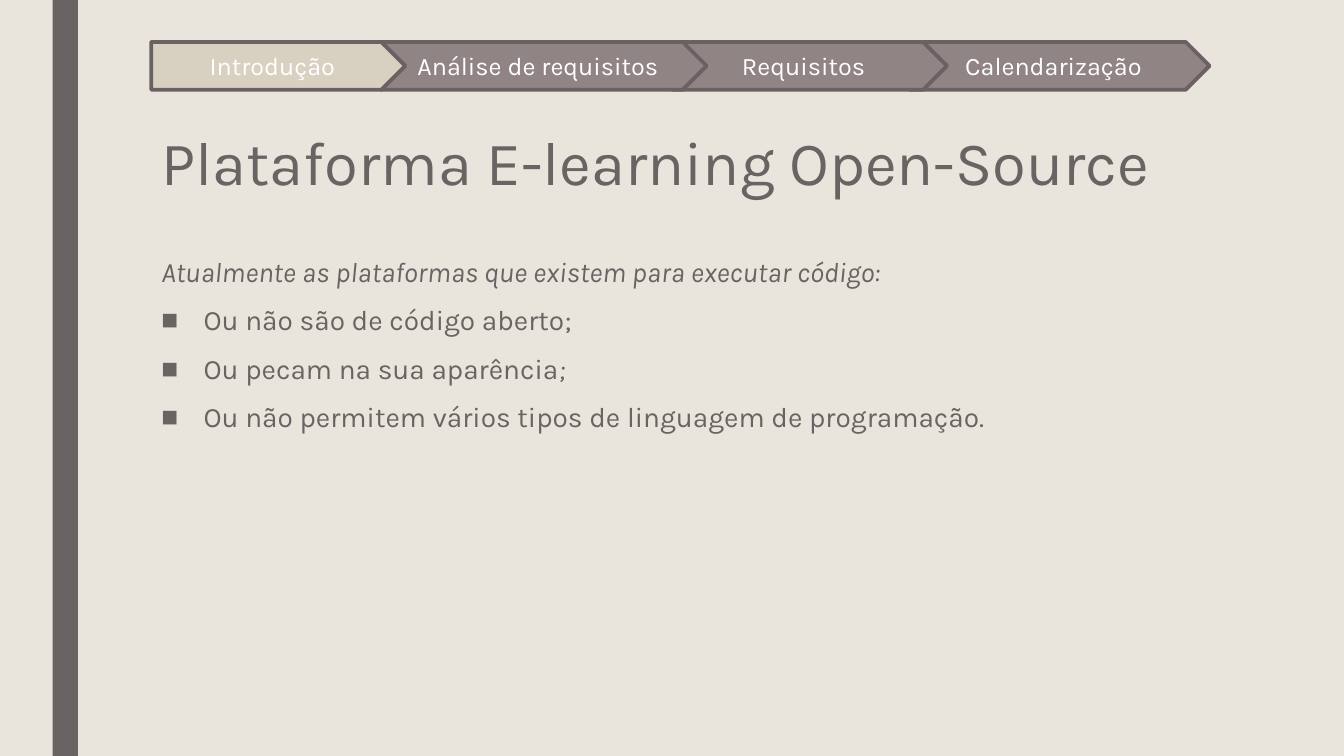
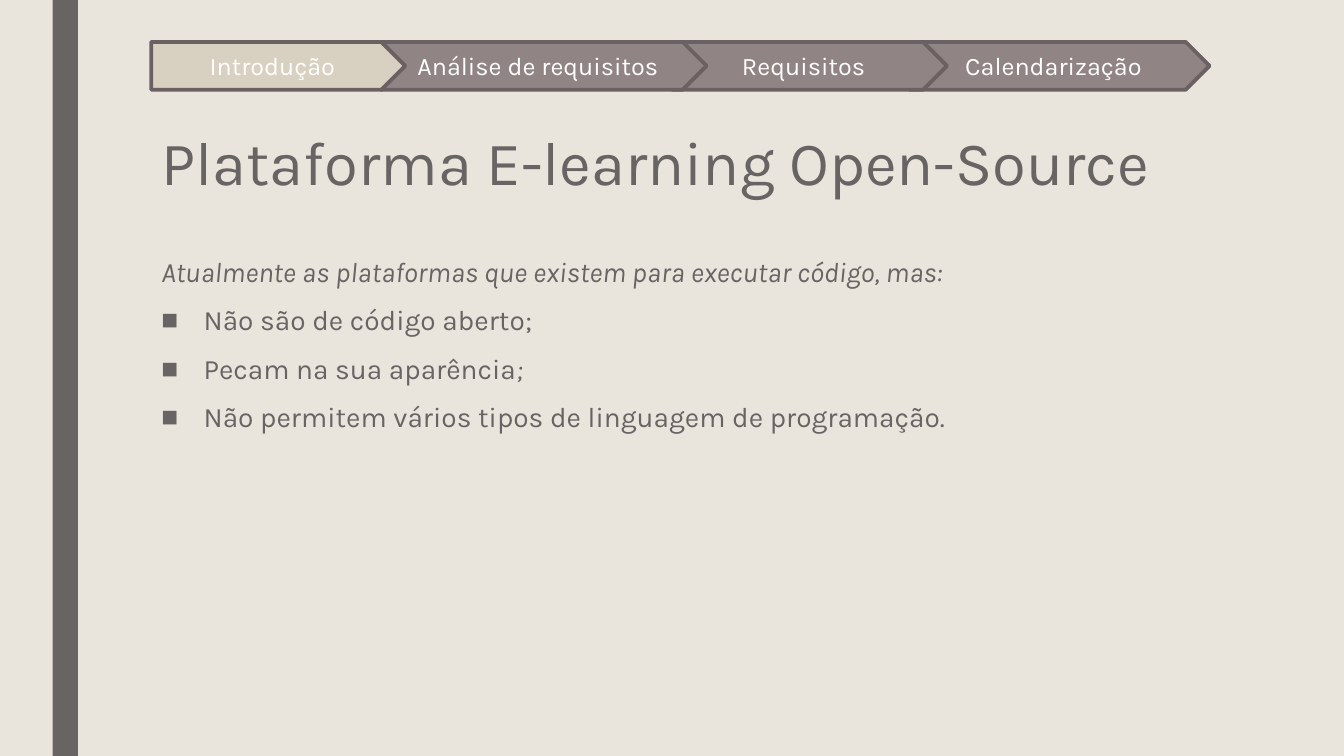
Before and after one commit to joaoesantos/ise_learning, a slide deck: slide 3 of Entregaveis/ApresentacaoProposta.pptx. Drawn at 1344x756 pixels with LibreOffice and Linux fonts; fonts in the diff are those of the drawing. Boxes give left, top, right and bottom in pixels: in the first picture for what was removed or moved away, otherwise in the second. Text is boxed around its words. In the diff, an @@ line names an element or a change of style, - is before the commit and + after.

Commit message:
Update ApresentacaoProposta.pptx
Small changes on the text

```diff
--- a/Entregaveis/ApresentacaoProposta.pptx
+++ b/Entregaveis/ApresentacaoProposta.pptx
@@ text at [161,261,945,434]: text changed @@
-  Atualmente as plataformas que existem para executar código:
-■ Ou não são de código aberto;
-■ Ou pecam na sua aparência;
-■ Ou não permitem vários tipos de linguagem de programação.
+  Atualmente as plataformas que existem para executar código, mas:
+■ Não são de código aberto;
+■ Pecam na sua aparência;
+■ Não permitem vários tipos de linguagem de programação.
```
Also in this commit, not shown: 2 other slides changed.
